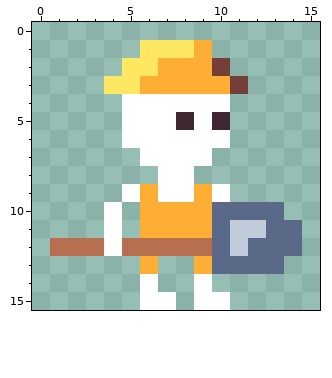
Pixel-art file -- assets/images/16x16/ase/player_idle_right_01.ase. The picture above is the old version.
16x16 pixels, 1 frame.
The result:
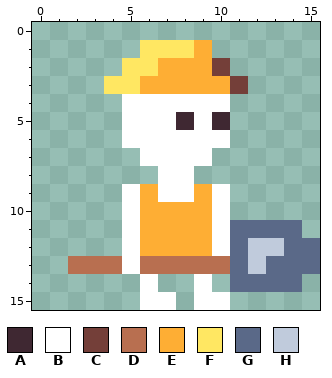
Palette (. is transparent): A #3f2832  B #ffffff  C #743f39  D #b86f50  E #feae34  F #ffe762  G #5a6988  H #c0cbdc
Edits made:
The edit adds colour B in rows 10 to 11 at x 5; in row 13 at x 5.
Colour D gives way to colour B in row 12 at x 5.
Colour G gives way to colour B in rows 10 to 12 at x 10.
The edit adds colour D in row 13 at x 2 to 4 and 7 to 8.
Colour E gives way to colour D in row 13 at x 6 and 9.
Colour G gives way to colour D in row 13 at x 10.
Colour D gives way to colour E in row 12 at x 6 to 9.
The edit adds colour G in row 12 at x 15; in row 13 at x 14 to 15; in row 14 at x 11 to 14.
Colour H gives way to colour G in row 11 at x 11 to 12; in row 12 at x 11.
Colour G gives way to colour H in row 12 at x 12 to 13; in row 13 at x 12.
The author cleared colour B in rows 10 to 12 at x 4.
The author cleared colour D in row 12 at x 1 to 3.
The author cleared colour G in row 10 at x 11 to 13.
Boxes around the changes in both pictures, in picture pixels (x1, y1, x2, y2):
changed: (50, 202, 320, 292)
